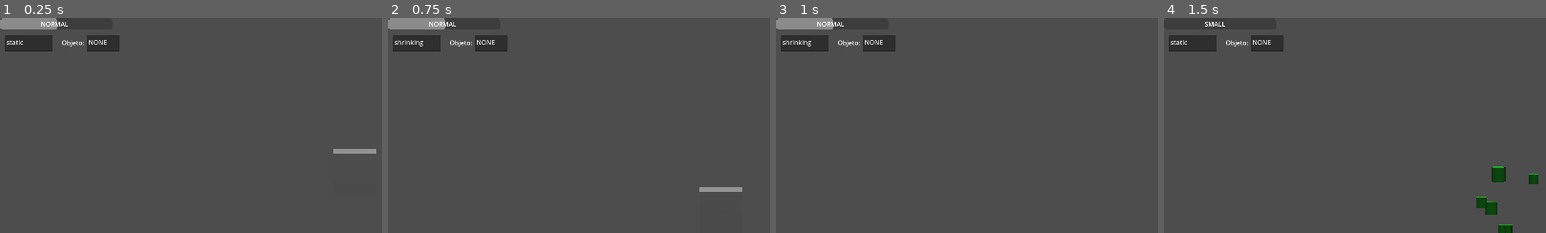
Above: before the commit, frames 1-4 (left to right).
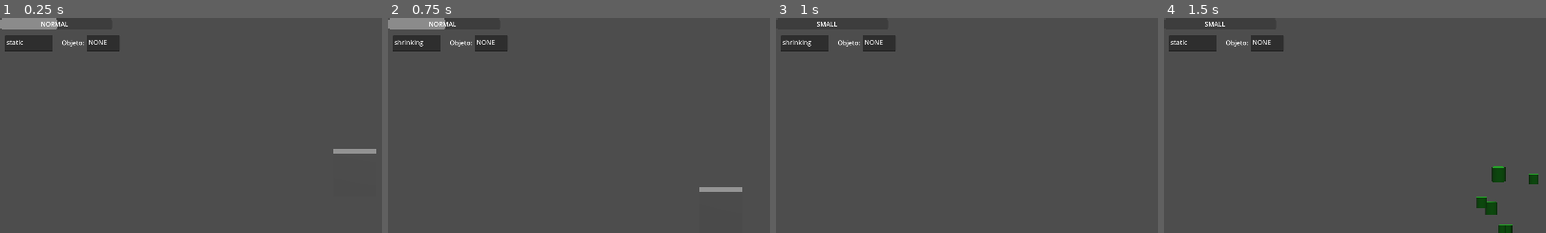
Above: after the commit, the same moments.

Repository: Isaac-Salas/GameOff2023
Game: Godot game, scene res://Levels/LevelTest.tscn
Two runs of this game, one before a commit and one after it. Both use one fixed random seed, a clock stepped at 60 frames per second and the inputs below. The engine's default icon, where the game draws it, is replaced by a stand-in: a white triangle on a blue panel in a dark square.
Inputs:
- Up to frame 1 (0.25 s): no input
- Up to frame 2 (0.75 s): tap Enter (ui_accept) at 0.5 s; hold Right (ui_right) from 0.53 s (still down); hold X from 0.53 s (still down)
- Up to frame 3 (1 s): keep holding Right (ui_right); keep holding X; tap Enter (ui_accept) at 0.77 s
- Up to frame 4 (1.5 s): release Right (ui_right) at 1.28 s; release X at 1.28 s; hold Down (ui_down) from 1.28 s (still down); tap Z at 1.35 s
The pictures show only the part of the screen within x 0-50%, y 0-50%; the shares and areas given below are measured in that part.

Frames 1-2 are identical in both runs. In frame 3, 0.8% of the frame differs, in the area x 0-18%, y 0-6%; in frame 4, nothing differs.

Commit message:
My friend Alex gave me a better solution
Easier and more efficient method to get the CURRENT variable

Diff:
--- a/Player/PlayerTest.gd
+++ b/Player/PlayerTest.gd
@@ -13,17 +13,12 @@
 	#Updating the label
 	#print(GlobalVar.sizefactor)
 
-	if GlobalVar.sizefactor==1:
+	if GlobalVar.sizefactor<=0.5:
+		GlobalVar.CURRENT = "SMALL"
+	elif GlobalVar.sizefactor<=1.5:
 		GlobalVar.CURRENT = "NORMAL"
 	else:
-		if GlobalVar.sizefactor>1.5:
-			GlobalVar.CURRENT = "BIG"
-		else:
-			GlobalVar.CURRENT = "NORMAL"
-		if GlobalVar.sizefactor<0.5:
-			GlobalVar.CURRENT = "SMALL"
-
-
+		GlobalVar.CURRENT = "BIG"
 
 
 	if not GlobalVar.state == "static" and GlobalVar.sizefactor <= 1:
